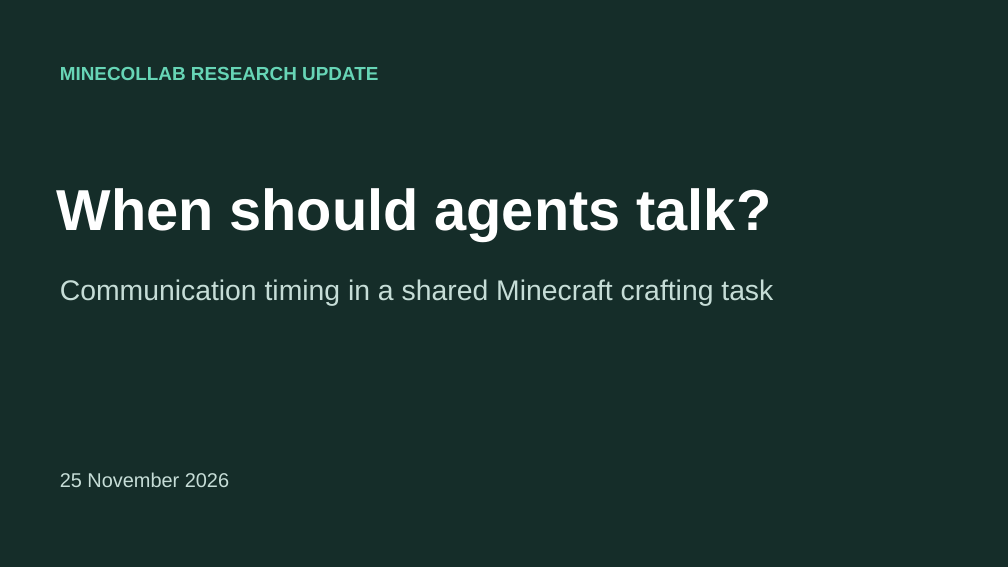
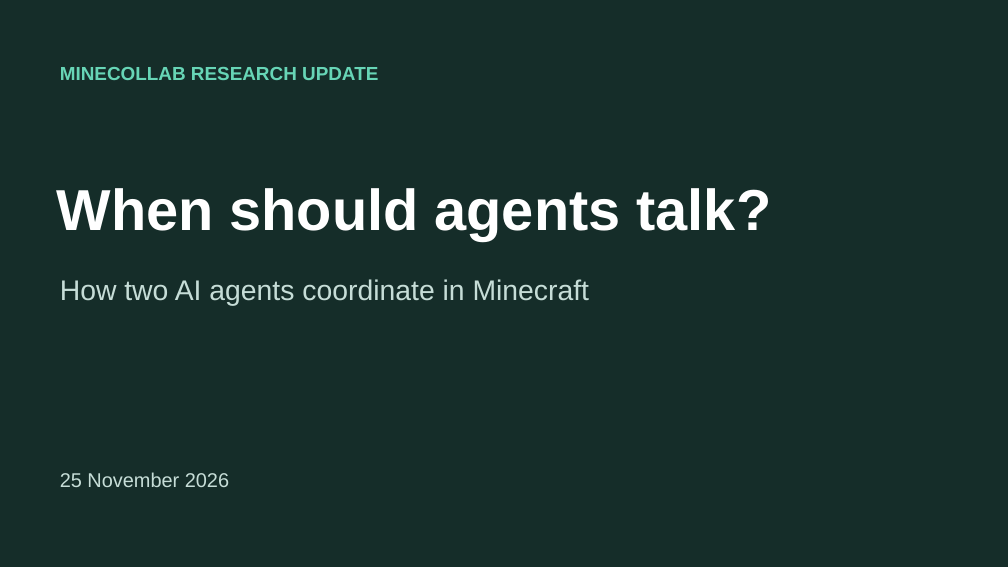
Before and after one commit to Xenoxort/la_minecraft, a slide deck: slide 1 of studies/timing-paper/MineCollab-Research-Update-2026-11-25.pptx. Drawn at 1008x567 pixels with LibreOffice and Linux fonts; fonts in the diff are those of the drawing. Boxes give left, top, right and bottom in pixels: in the first picture for what was removed or moved away, otherwise in the second. Text is boxed around its words. In the diff, an @@ line names an element or a change of style, - is before the commit and + after.

```diff
--- a/studies/timing-paper/MineCollab-Research-Update-2026-11-25.pptx
+++ b/studies/timing-paper/MineCollab-Research-Update-2026-11-25.pptx
@@ text at <box>60,279,590,306</box>: text changed @@
-Communication timing in a shared Minecraft crafting task
+How two AI agents coordinate in Minecraft
```
Also in this commit, not shown: 6 other slides changed, 1 slide added, 1 other file.
